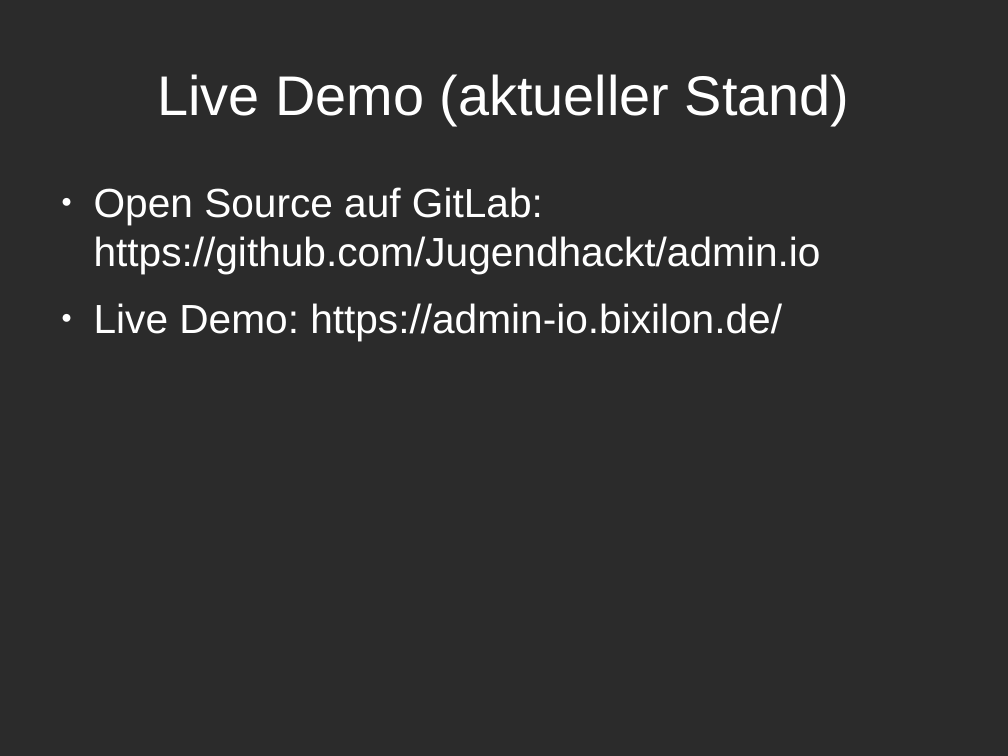
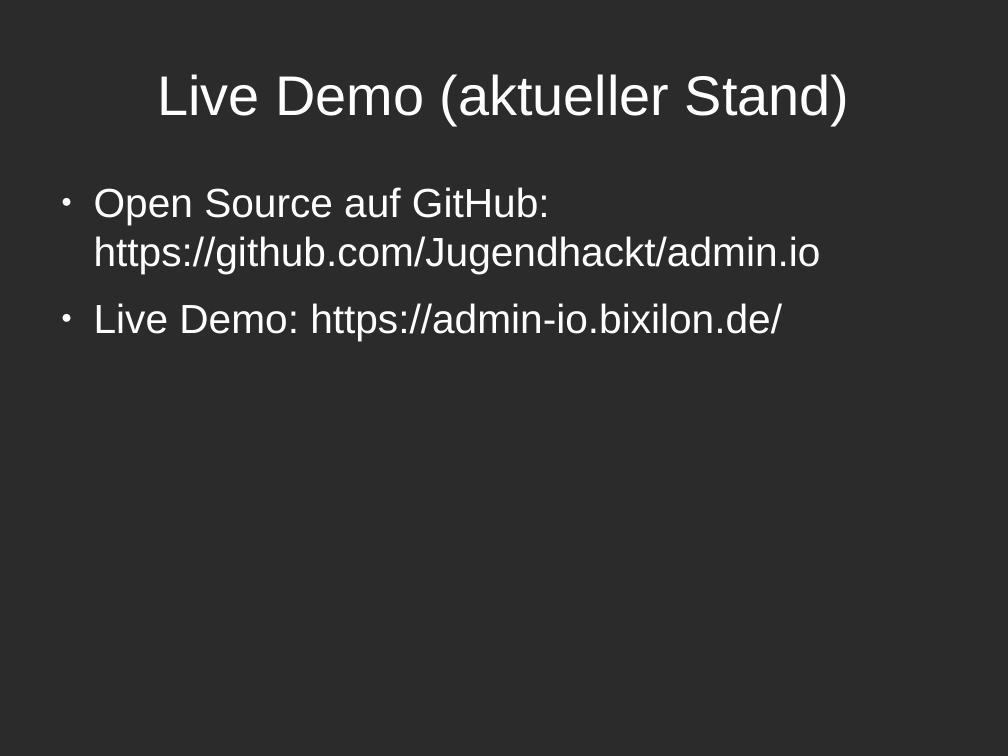
Before and after one commit to Jugendhackt/admin.io, a slide deck: slide 10 of presentation/JugendHacktPraesentation.odp. Drawn at 1008x756 pixels with LibreOffice and Linux fonts; fonts in the diff are those of the drawing; background and template pictures are left out; a plain dark background stands for a picture behind light text. Boxes give left, top, right and bottom in pixels: in the first picture for what was removed or moved away, otherwise in the second. Text is boxed around its words. In the diff, an @@ line names an element or a change of style, - is before the commit and + after.

```diff
--- a/presentation/JugendHacktPraesentation.odp
+++ b/presentation/JugendHacktPraesentation.odp
@@ text at [94,187,821,274]: text changed @@
-● Open Source auf GitLab: https://github.com/Jugendhackt/admin.io
+● Open Source auf GitHub: https://github.com/Jugendhackt/admin.io
```
Also in this commit, not shown: 5 other slides changed.
